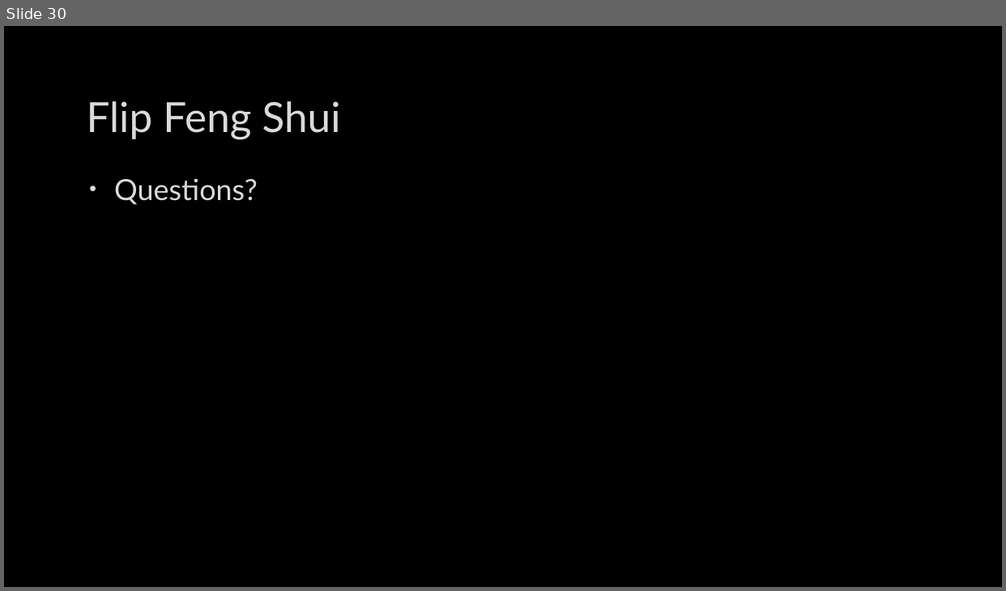
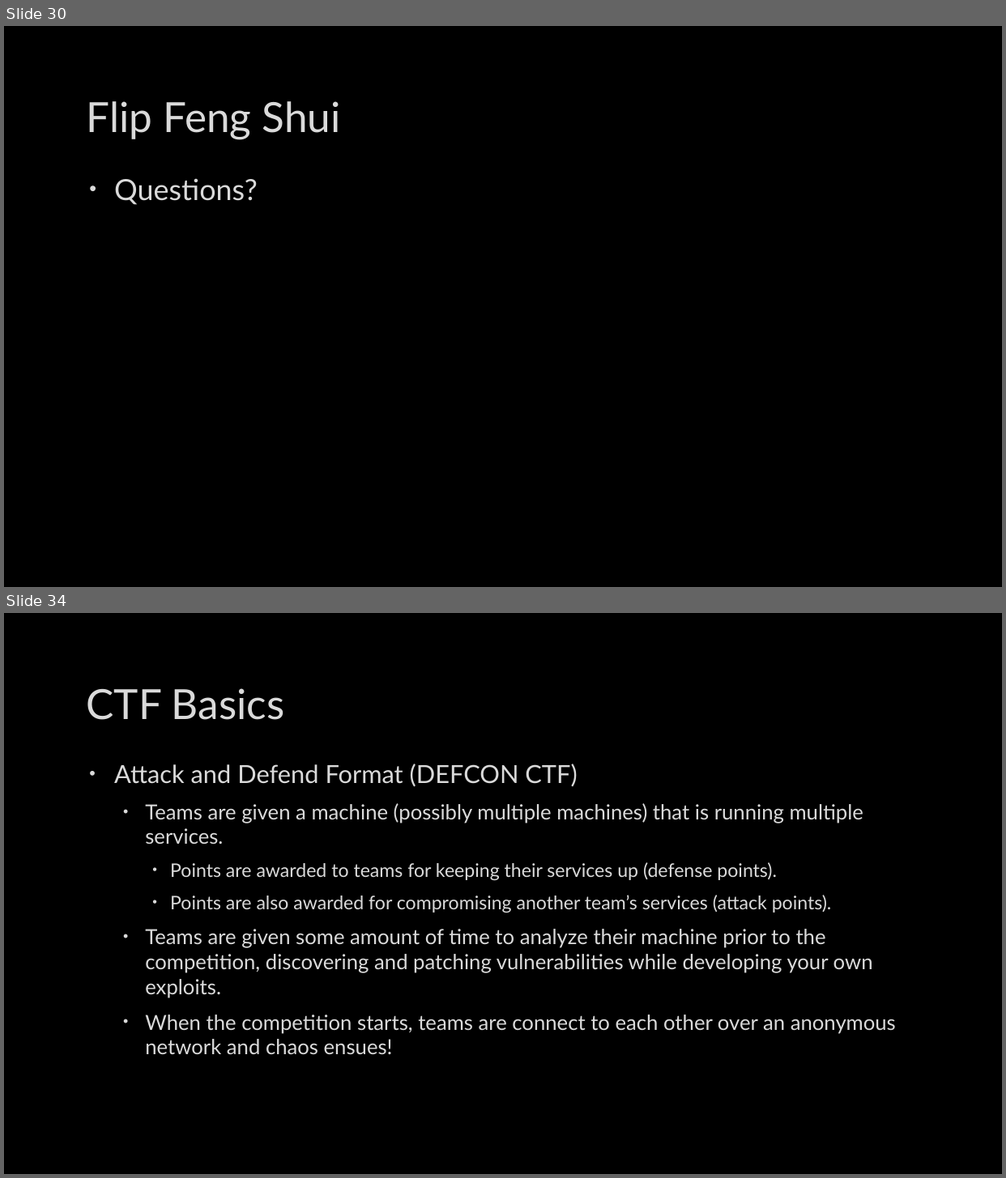
Before and after one commit to mbaccia514/SIG-Security, a slide deck: meetings/2016-10-04/2016-10-04.pptx. Shown one above the other, each under a label of ours: slide 30 before the commit, slides 30 and 34 after it; the slides between them are not shown. The pictures are 1006x591 and 1006x1178 pixels, drawn with LibreOffice and Linux fonts; fonts in the diff are those of the drawing; background and template pictures are left out. Boxes give left, top, right and bottom in pixels: in the first picture for what was removed or moved away, otherwise in the second. Text is boxed around its words. In the diff, an @@ line names an element or a change of style, - is before the commit and + after.

```diff
--- a/meetings/2016-10-04/2016-10-04.pptx
+++ b/meetings/2016-10-04/2016-10-04.pptx
@@ slide 34 added at (x1=4, y1=613, x2=1002, y2=1174), background picture (left out) @@
@@ title added at (x1=87, y1=688, x2=284, y2=720), 40 pt, text #DADADA @@
+CTF Basics
@@ text added at (x1=114, y1=764, x2=896, y2=1054), 20 pt, text #DADADA @@
+• Attack and Defend Format (DEFCON CTF)
+  • Teams are given a machine (possibly multiple machines) that is running multiple services.
+    • Points are awarded to teams for keeping their services up (defense points).
+    • Points are also awarded for compromising another team’s services (attack points).
+  • Teams are given some amount of time to analyze their machine prior to the competition, discovering and patching vulnerabilities while developing your own exploits.
+  • When the competition starts, teams are connect to each other over an anonymous network and chaos ensues!
```
Also in this commit, not shown: 1 slide changed, 9 other slides added.
